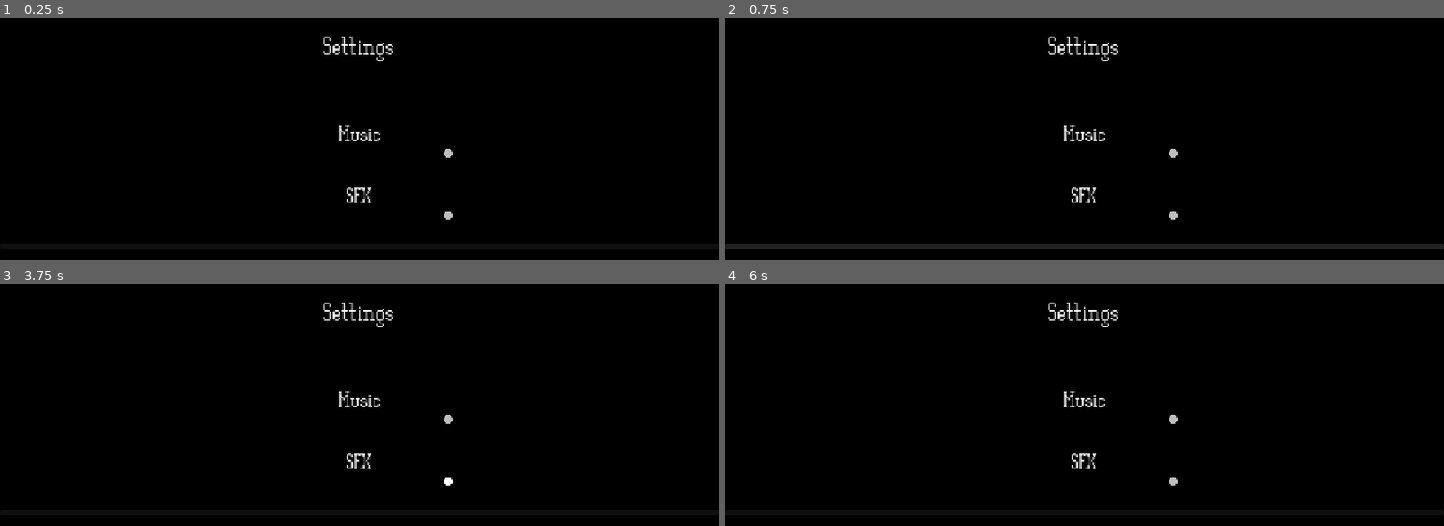
Above: before the commit, frames 1-4 (two rows, left to right).
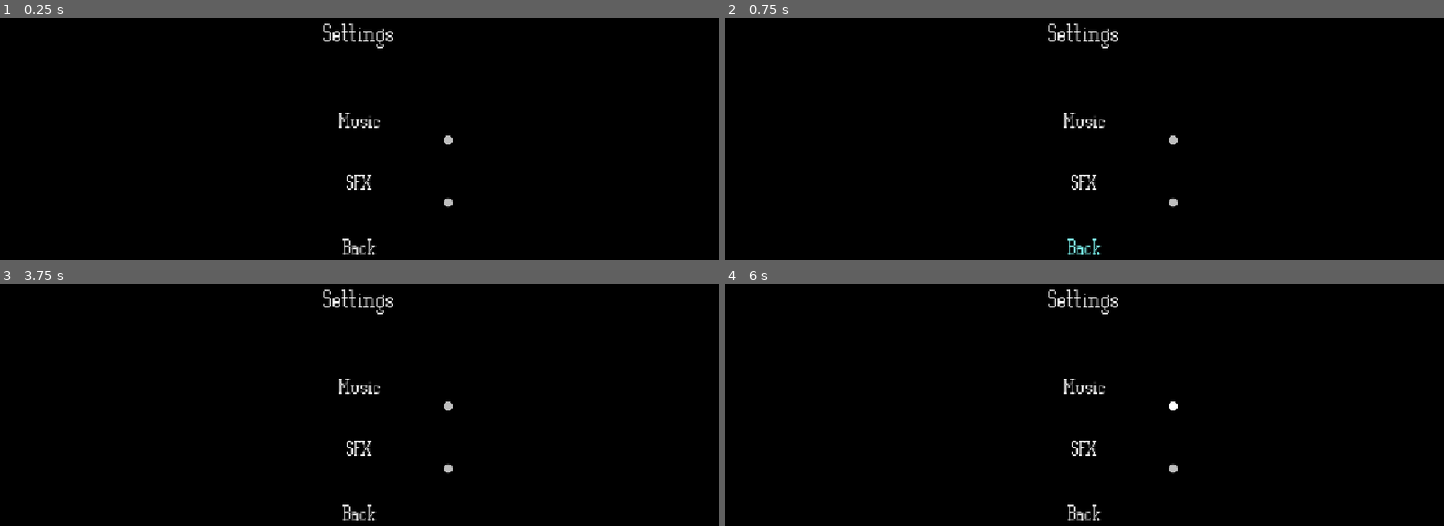
Above: after the commit, the same moments.

Repository: Tortiz-CSUF/esper---1
Game: Godot game, scene res://Scenes/main_menu.tscn
Same seed, same stepped clock (60 frames per second), same inputs: the game is played once before the commit and once after it.
Inputs (mouse positions are in pixels of both pictures, inside the frame that each line leads up to):
- Up to frame 1 (0.25 s): no input
- Up to frame 2 (0.75 s): click (1084, 245) at 0.5 s
- Up to frame 3 (3.75 s): move the mouse to (517, 385) at 1.27 s; move the mouse to (215, 424) at 2.02 s; move the mouse to (431, 315) at 2.77 s; move the mouse to (323, 484) at 3.52 s
- Up to frame 4 (6 s): move the mouse to (1300, 465) at 4.27 s; move the mouse to (868, 344) at 5.02 s; move the mouse to (1120, 405) at 5.77 s

The runs differ from the first frame. In frame 1, 1.2% of the frame differs, in the area x 45-63%, y 2-98%; in frame 2, 3.4%, in the area x 0-100%, y 2-98%; in frame 3, 1.2%; in frame 4, 1.2%.

Commit message:
Haunted_Adventure_2D_5

Diff:
--- a/Scenes/main_menu.tscn
+++ b/Scenes/main_menu.tscn
@@ -233,6 +233,12 @@
 
 [node name="SettingsBackButton" type="Button" parent="SettingsPanel" unique_id=75383758]
 layout_mode = 2
+size_flags_horizontal = 4
+theme_override_colors/font_hover_color = Color(0.50377727, 0.99999994, 0.9784524, 1)
+theme_override_fonts/font = ExtResource("1_ce3w2")
+theme_override_font_sizes/font_size = 32
+text = "Back"
+flat = true
 
 [node name="MenuMusic" type="AudioStreamPlayer" parent="." unique_id=1804425531]
 stream = ExtResource("3_opfnp")
